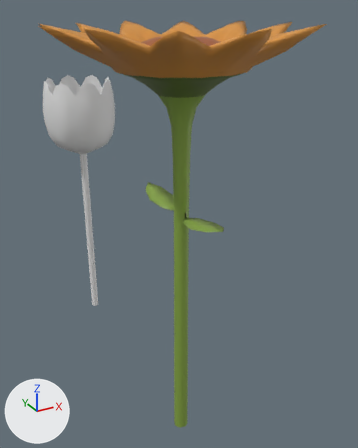
One commit to the Blender file FlourishProject/Assets/Models/Tulip/Blender/Tulip.blend: the scene before it, then after it.
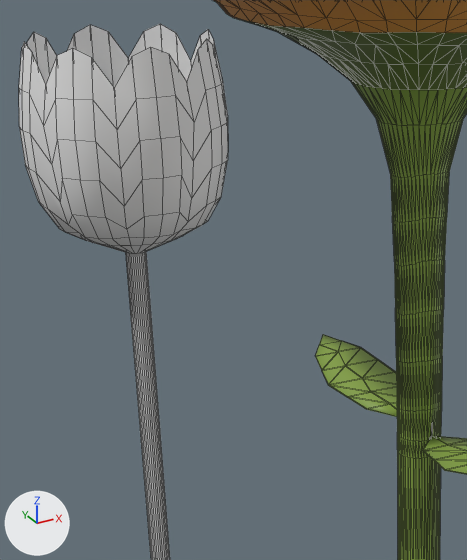
There are two pictures of each version: one whole from a 50 mm camera at (-12.6, -39.6, 26.2) aimed at (2.7, -11.9, 12.4), one close up on the part from 10% to 55% of the width and 15% to 58% of the height. The lights are fixed; the arrows at lower left show +X, +Y and +Z. The close-ups show mesh edges as thin lines.

Names of what the first close-up shows: 'Cylinder', 'Sunflower'.
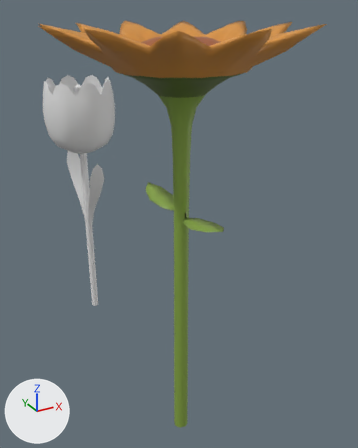
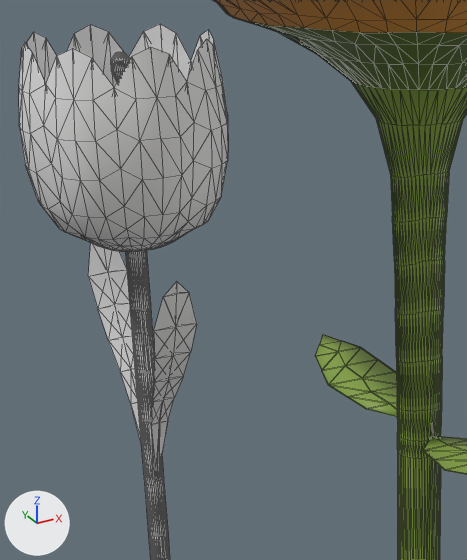
Commit message: Updated tulip.

Where the change shows, as pixel boxes (x1, y1, x2, y2) in the close-ups (467 x 560 px):
part 1 of me_cylinder, built on
    before: (95, 239, 175, 560)
    after: (88, 52, 197, 560)

Diff of the bpy script that builds the scene:
```diff
--- a/FlourishProject/Assets/Models/Tulip/Blender/Tulip.blend.py
+++ b/FlourishProject/Assets/Models/Tulip/Blender/Tulip.blend.py
@@ me_cylinder @@
 # used by ob_cylinder; location = (0.0, 0.0, 0.0)
-me_cylinder.from_pydata(...)  # 384 vertices, 354 faces; spans x -2.9..2.9, y -2.9..2.9, z 0.0..21.0
+me_cylinder.from_pydata(...)  # 910 vertices, 886 faces; spans x -2.9..2.9, y -3.4..3.4, z 0.0..21.0
+# me_cylinder part 1: 5 vertices moved within x -0.2..0.2, y -0.2..0.0, z 0.0..16.7; 32 vertices removed from x -0.3..0.3, y -0.3..0.3, z 14.9; 558 vertices added at x -1.2..1.2, y -3.4..3.4, z 1.9..20.5
```
